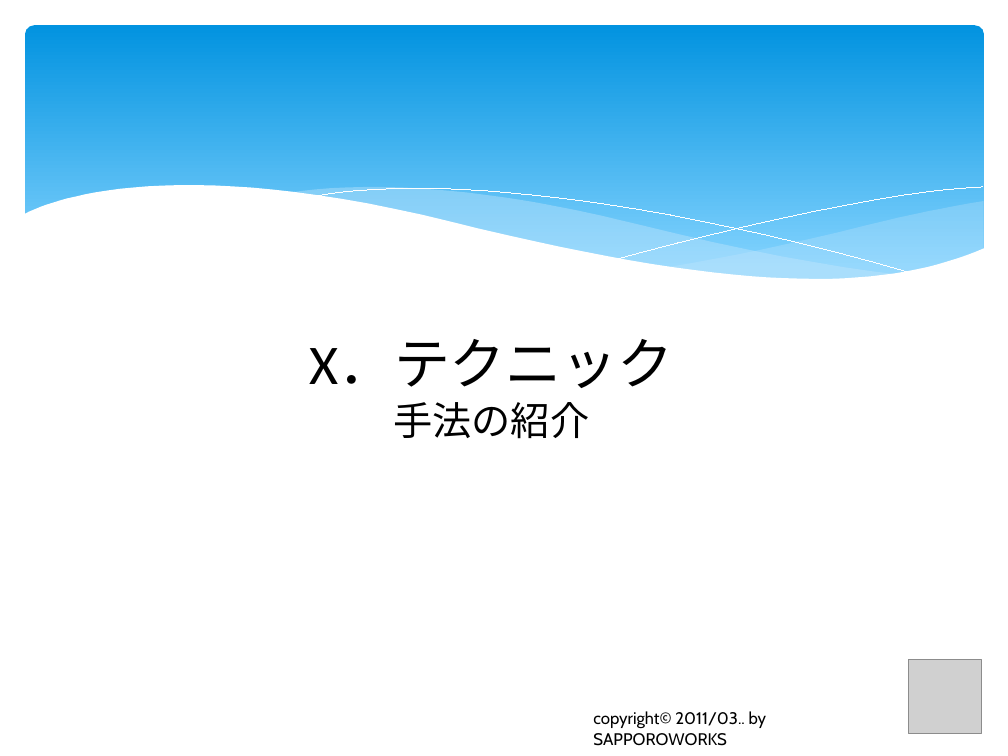
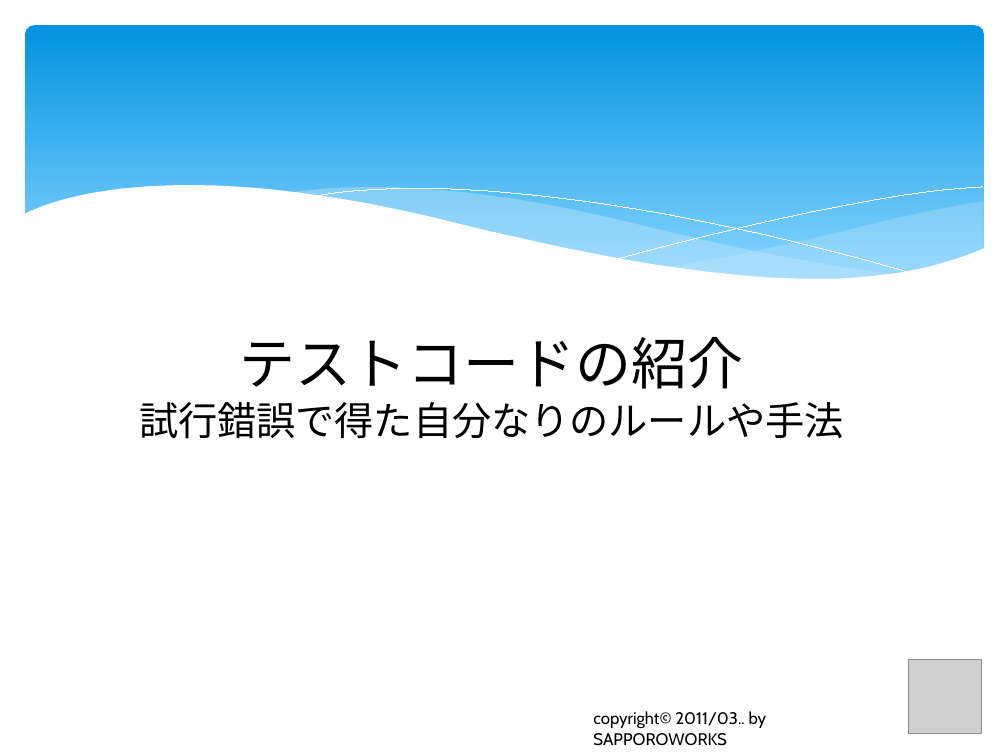
Before and after one commit to furuya02/clrh78, a slide deck: slide 35 of C# から Java へのプログラム移植で体験したTDDの効果は？.pptx (slide 38 before the commit). Drawn at 1008x756 pixels with LibreOffice and Linux fonts; fonts in the diff are those of the drawing; grey boxes stand for pictures. Boxes give left, top, right and bottom in pixels: in the first picture for what was removed or moved away, otherwise in the second. Text is boxed around its words. In the diff, an @@ line names an element or a change of style, - is before the commit and + after.

```diff
--- a/C# から Java へのプログラム移植で体験したTDDの効果は？.pptx
+++ b/C# から Java へのプログラム移植で体験したTDDの効果は？.pptx
@@ title at [139, 337, 844, 439]: text changed; size 40 to 28 pt @@
-X．テクニック
-手法の紹介
+テストコードの紹介
+試行錯誤で得た自分なりのルールや手法
```
Also in this commit, not shown: 12 other slides changed, 6 slides added, 1 slide removed.
